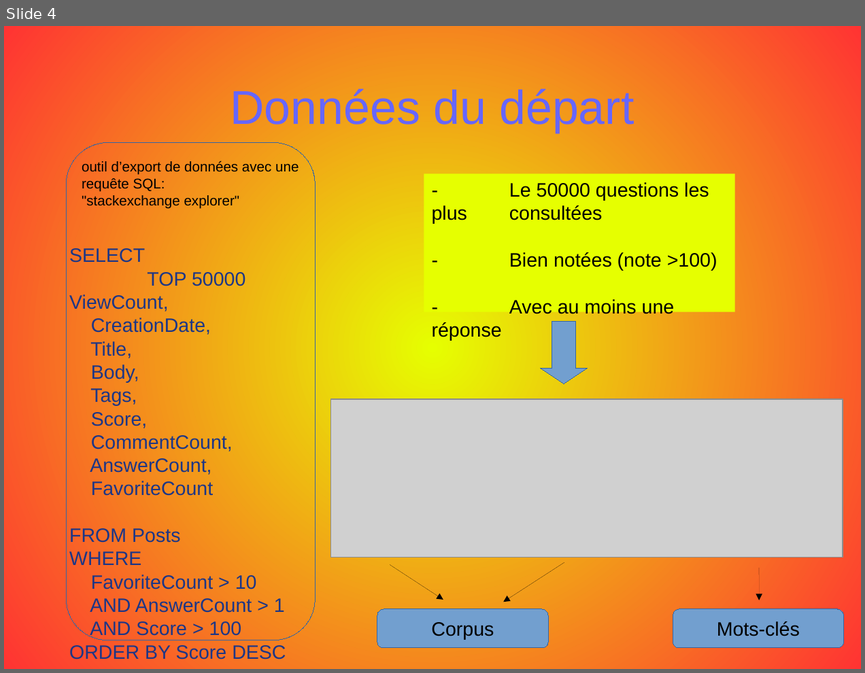
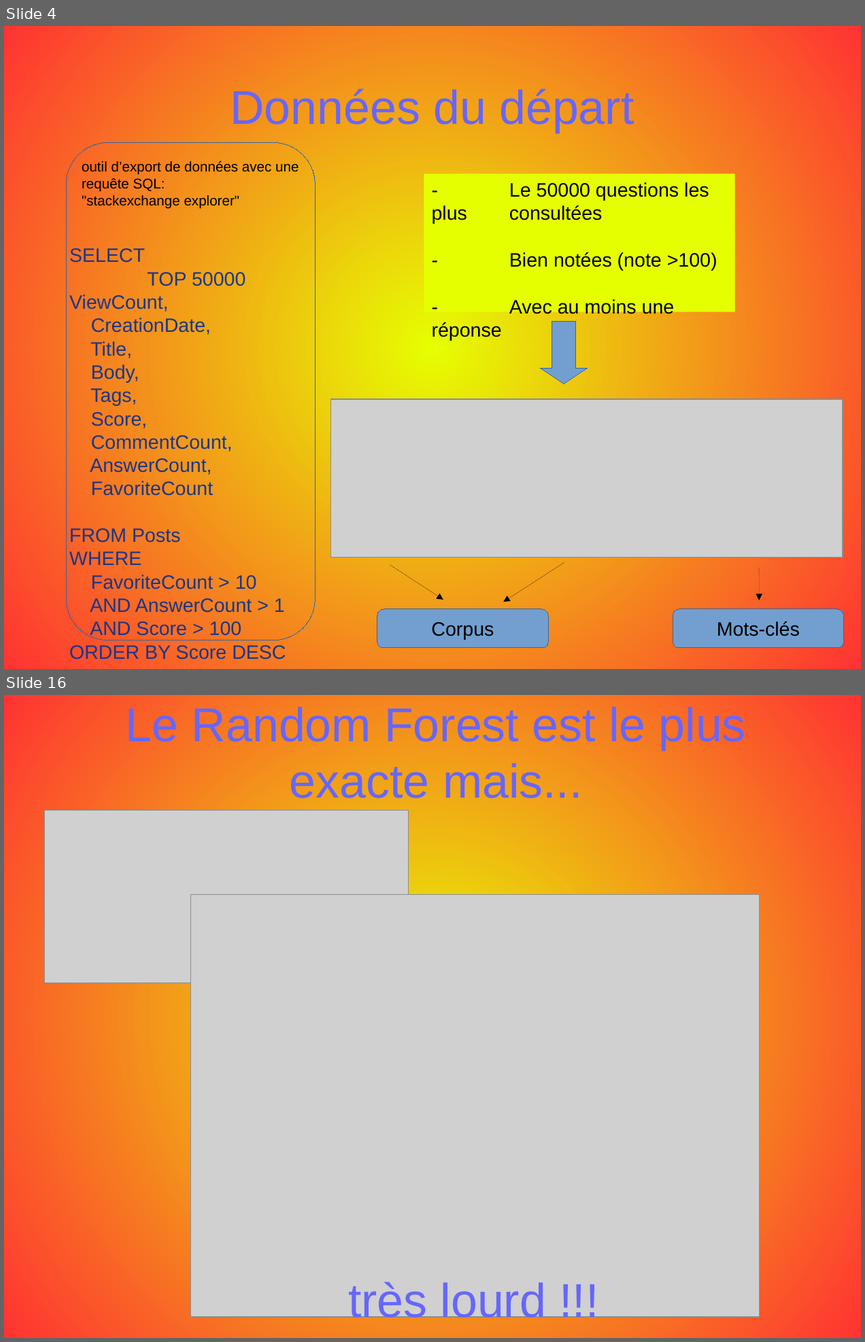
Before and after one commit to opsabarsec/NLP-automatic-tagging-stackoverflow-posts, a slide deck: documentation/P5_presentation.odp. Shown one above the other, each under a label of ours: slide 4 before the commit, slides 4 and 16 after it; the slides between them are not shown. The pictures are 865x673 and 865x1342 pixels, drawn with LibreOffice and Linux fonts; fonts in the diff are those of the drawing; grey boxes stand for pictures. Boxes give left, top, right and bottom in pixels: in the first picture for what was removed or moved away, otherwise in the second. Text is boxed around its words. In the diff, an @@ line names an element or a change of style, - is before the commit and + after.

```diff
--- a/documentation/P5_presentation.odp
+++ b/documentation/P5_presentation.odp
@@ slide 16 added at (4, 695, 861, 1338), background gradient #E6FF00 to #FF3333 @@
@@ title added at (126, 707, 746, 798), 44 pt, text #6666FF @@
+Le Random Forest est le plus exacte mais...
@@ picture added at (44, 810, 409, 983) @@
@@ picture added at (190, 894, 759, 1317) @@
@@ title added at (348, 1282, 546, 1326), 44 pt, text #6666FF @@
+très lourd !!!
```
Also in this commit, not shown: 3 slides changed, 13 other slides added, 14 slides removed, 1 other file.
